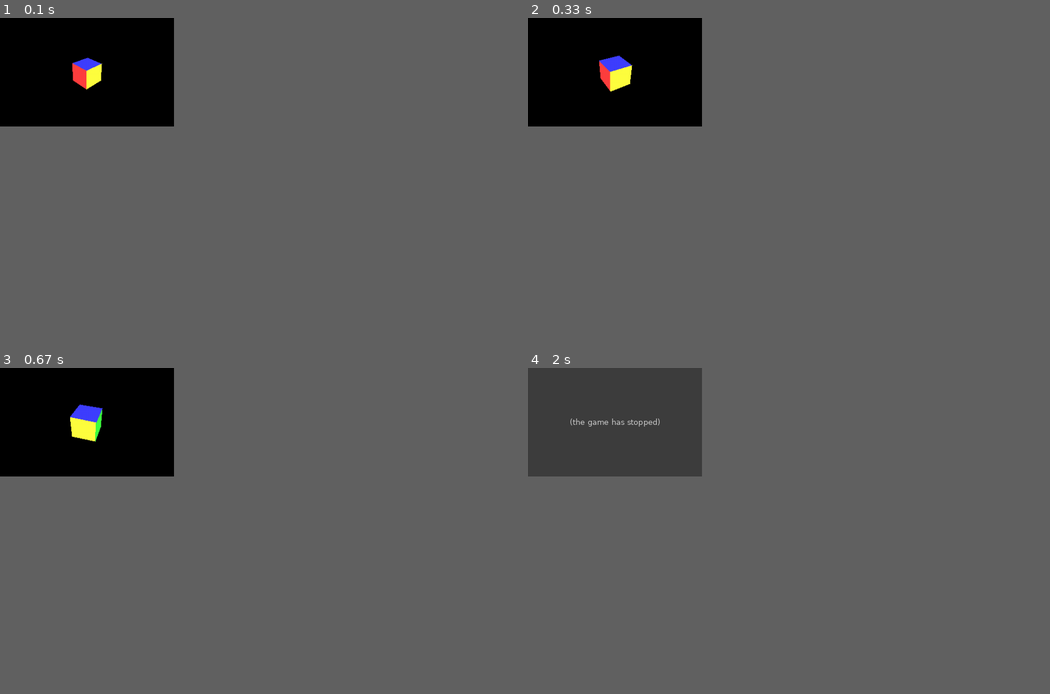
Above: before the commit, frames 1-4 (two rows, left to right).
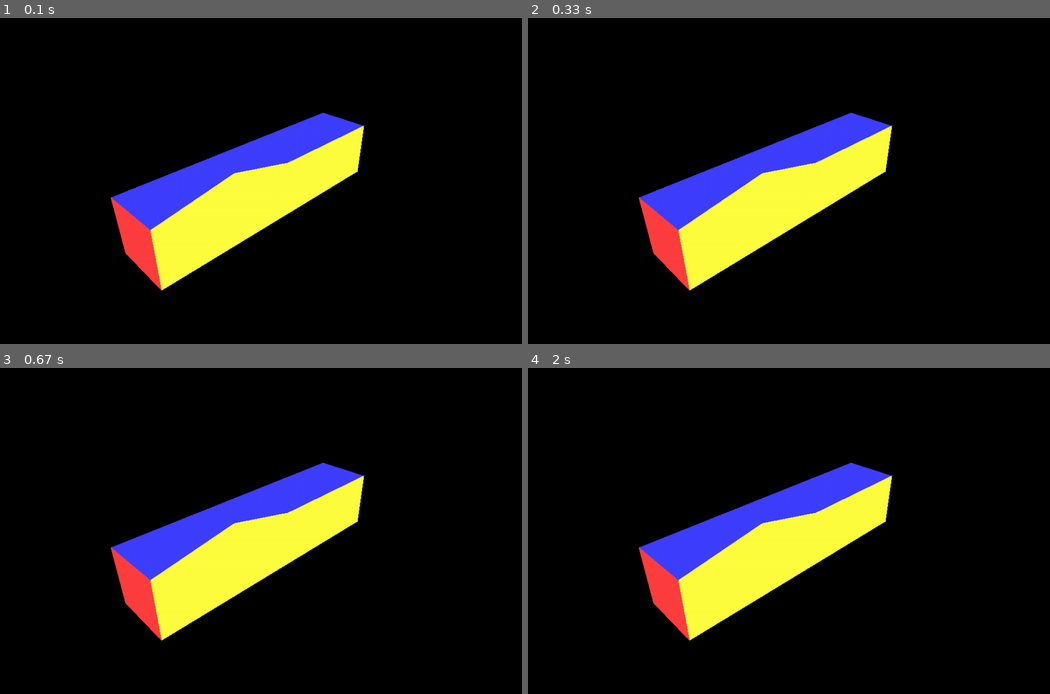
Above: after the commit, the same moments.

Repository: mooinglemur/2RX16
Game: pygame game, started from scripts/pygame-3d-scene.py
Two runs of this game, one before a commit and one after it. Both use one fixed random seed, a clock stepped at 60 frames per second and the inputs below.
Inputs:
- Up to frame 1 (0.1 s): no input
- Up to frame 2 (0.33 s): no input
- Up to frame 3 (0.67 s): no input
- Up to frame 4 (2 s): no input
In our replay, the window is 300x187 before the commit and 900x562 after it. These sizes can differ from the game's own. Grey fills any space a smaller window leaves; there, only what the larger window draws over its background counts as a difference.

The runs differ from the first frame. In frame 1, 13% of the frame differs, in the area x 13-70%, y 12-84%; in frame 2, 13%; in frame 3, 13%; in frame 4, 24%, in the area x 0-70%, y 0-84%.
Before the commit the program exited at 1.67 s; later frames show no game.

Commit message:
scaled up screen and showing larger bar

Diff:
--- a/scripts/pygame-3d-scene.py
+++ b/scripts/pygame-3d-scene.py
@@ -56,7 +56,7 @@
 
 # Set up the display
 screen_width, screen_height = 320, 200
-screen = pygame.display.set_mode((screen_width, screen_height))
+screen = pygame.display.set_mode((screen_width*3, screen_height*3))
 pygame.display.set_caption("3D Scene")
 
 
@@ -79,7 +79,7 @@
     #  - File->Export->Wavefront (obj)
     #  - Forward Axis: Y
     #  - Upward Axis: Z
-    #  - Select: Normals, Triangulated Mesh, Materials (Export)
+    #  - Select: Normals, Triangulated Mesh, Materials->Export
     #  - TODO: also export Animation
 
     # obj_file = open('assets/3d_scene/test_cube.obj', 'r')
@@ -423,6 +423,7 @@
     for face in sorted_visible_faces:
 
         # find angle relative to Z axis
+        '''
 # FIXME: clean this up!
         vert1 = np.array([unscaled_rotated_vertices[face['vertex_indices'][0]][0],unscaled_rotated_vertices[face['vertex_indices'][0]][1],unscaled_rotated_vertices[face['vertex_indices'][0]][2]])
         vert2 = np.array([unscaled_rotated_vertices[face['vertex_indices'][1]][0],unscaled_rotated_vertices[face['vertex_indices'][1]][1],unscaled_rotated_vertices[face['vertex_indices'][1]][2]])
@@ -445,23 +446,31 @@
 
         print(f"Angle relative to the light source: {angle_deg} degrees")
 
-
 # FIXME!        color_idx = (face['color_index'] % 2) + (2*int(angle_deg/15))
+        '''
+
         color_idx = face['color_index']
         color_idx_out = color_idx + 1
         color_idx_out += 16*color_idx_out
 
         face_vertex_indices = face['vertex_indices'] + [face['vertex_indices'][0]]
 
+        # The vertices are y-flipped and scaled up for the screen
         for rotated_vertex in projected_vertices:
             y_flipped_vertex = [
-                rotated_vertex[0],
-                screen_height - rotated_vertex[1],
+                rotated_vertex[0]*3,
+                (screen_height - rotated_vertex[1])*3,
             ]
             y_flipped_projected_vertices.append(y_flipped_vertex)
 
+# FIXME!
+        #if (color_idx != 7):
+        #    continue
+
         pygame.draw.polygon(screen, colors[color_idx], [y_flipped_projected_vertices[i] for i in face_vertex_indices], 0)
 
+# FIXME!
+        continue
 
         # Triangle type (bit 0 is X high bit)
         #  $00 - two part, change X1
@@ -709,8 +718,8 @@
 f = open("trilist.bin", "wb")
 
 frame_nr = 1
-#increment_frame_by = 0
-increment_frame_by = 1
+increment_frame_by = 0
+#increment_frame_by = 1
 max_frame_nr = 100
 
 while running:
Not shown, changed: assets/3d_scene/test_cube1.obj
